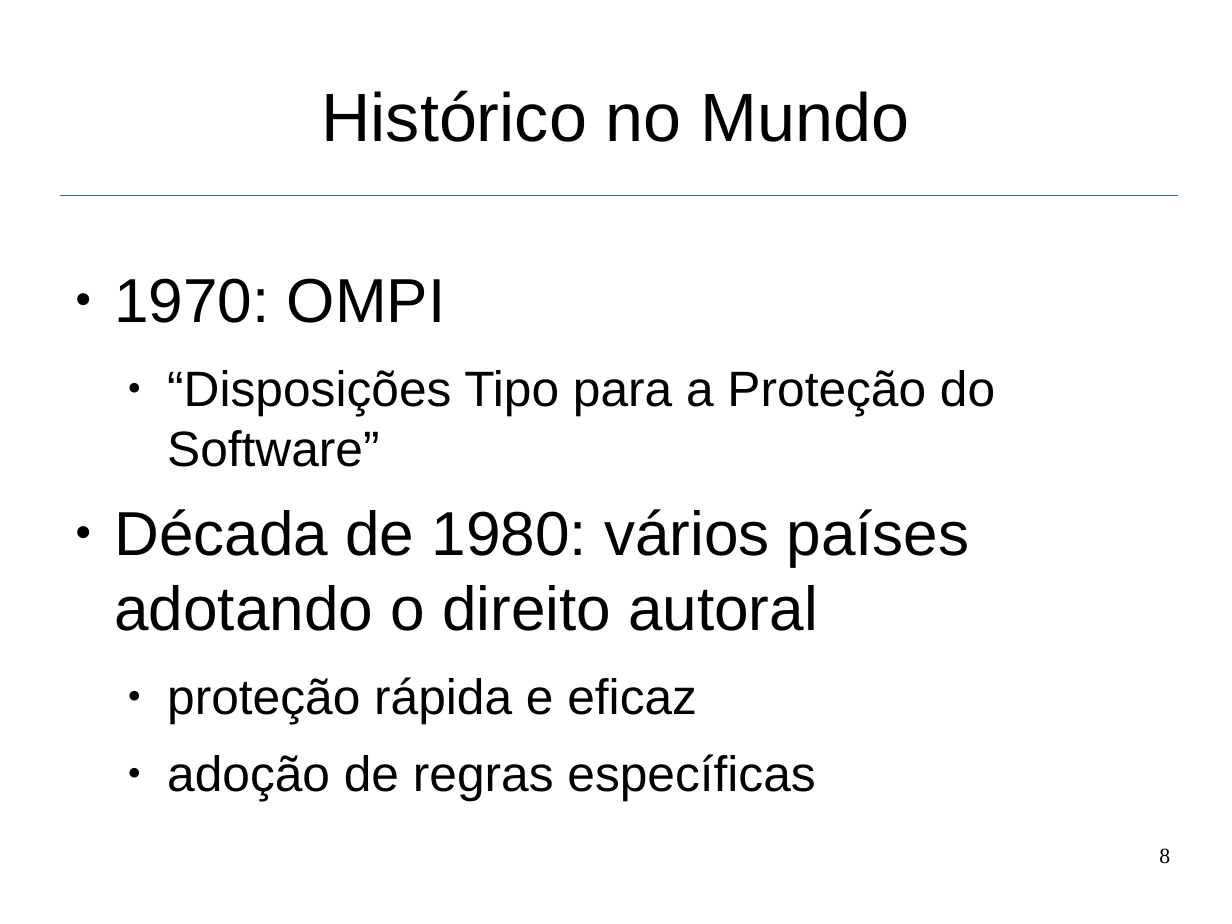
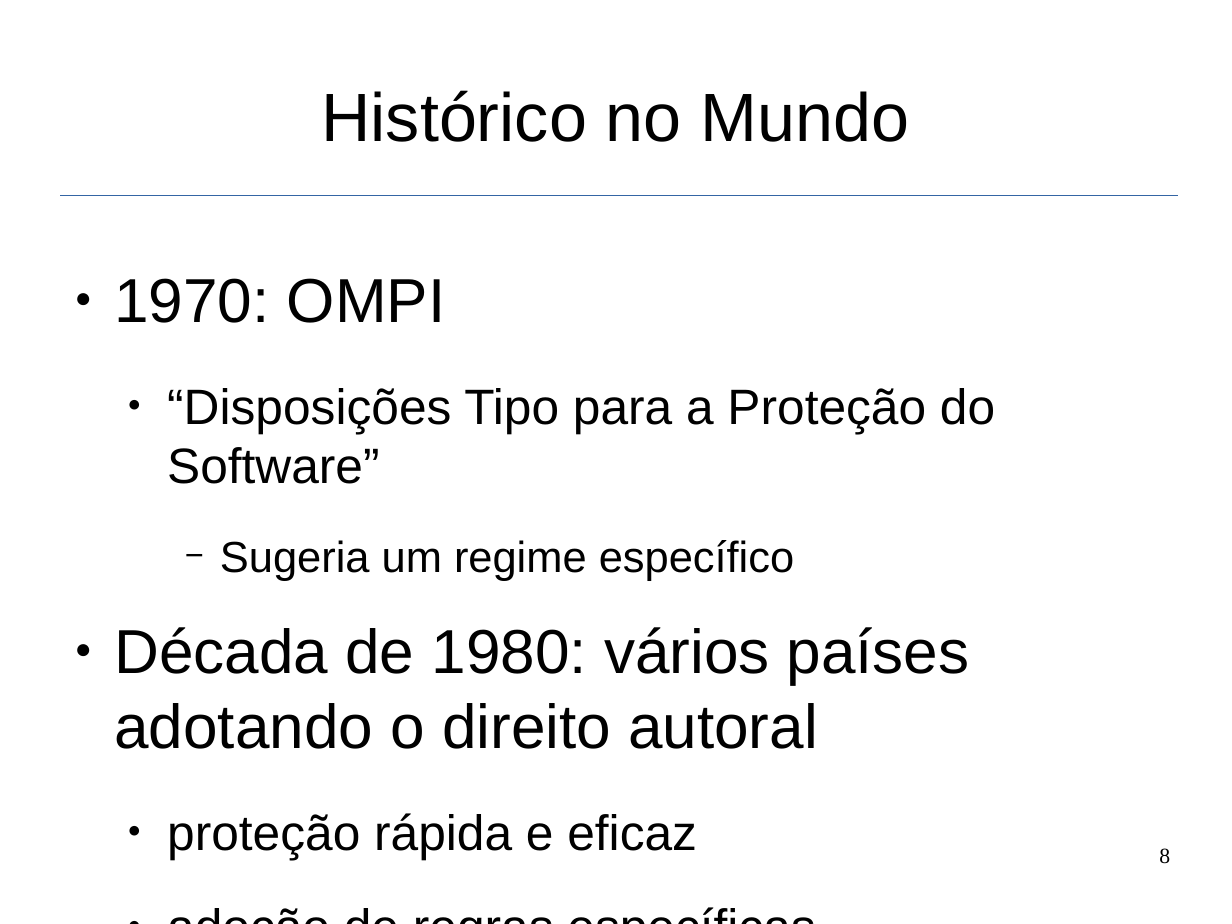
Before and after one commit to fernandocastor/aulas_floss, a slide deck: slide 8 of 09_Licencas/09_aspectos_juridicos.odp. Drawn at 1232x924 pixels with LibreOffice and Linux fonts; fonts in the diff are those of the drawing. Boxes give left, top, right and bottom in pixels: in the first picture for what was removed or moved away, otherwise in the second. Text is boxed around its words. In the diff, an @@ line names an element or a change of style, - is before the commit and + after.

```diff
--- a/09_Licencas/09_aspectos_juridicos.odp
+++ b/09_Licencas/09_aspectos_juridicos.odp
@@ text at [114,278,995,859]: more space between paragraphs @@
@@ text at [220,540,794,581]: paragraph added @@
+    − Sugeria um regime específico
```
Also in this commit, not shown: 1 other slide changed.
